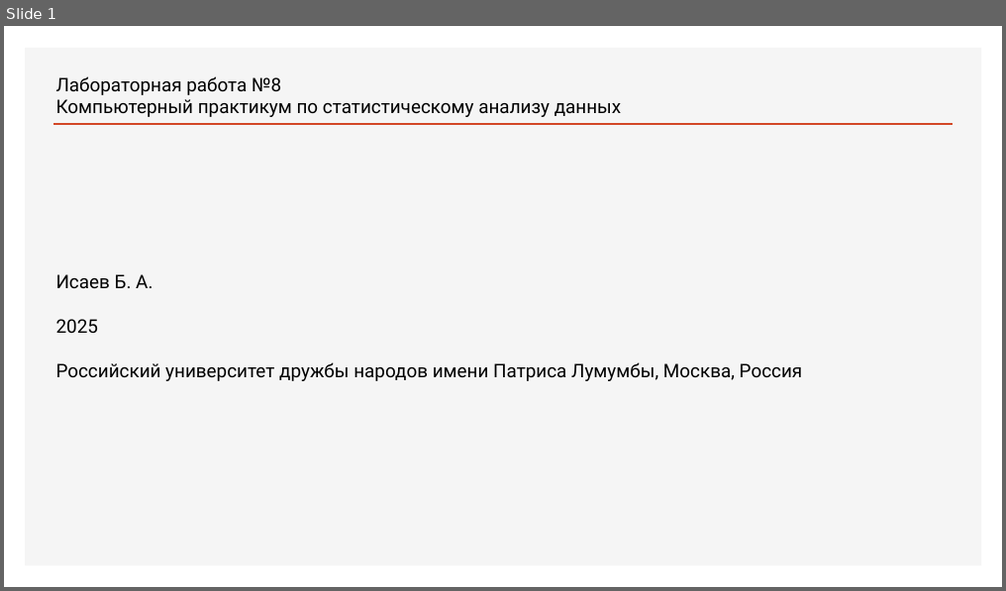
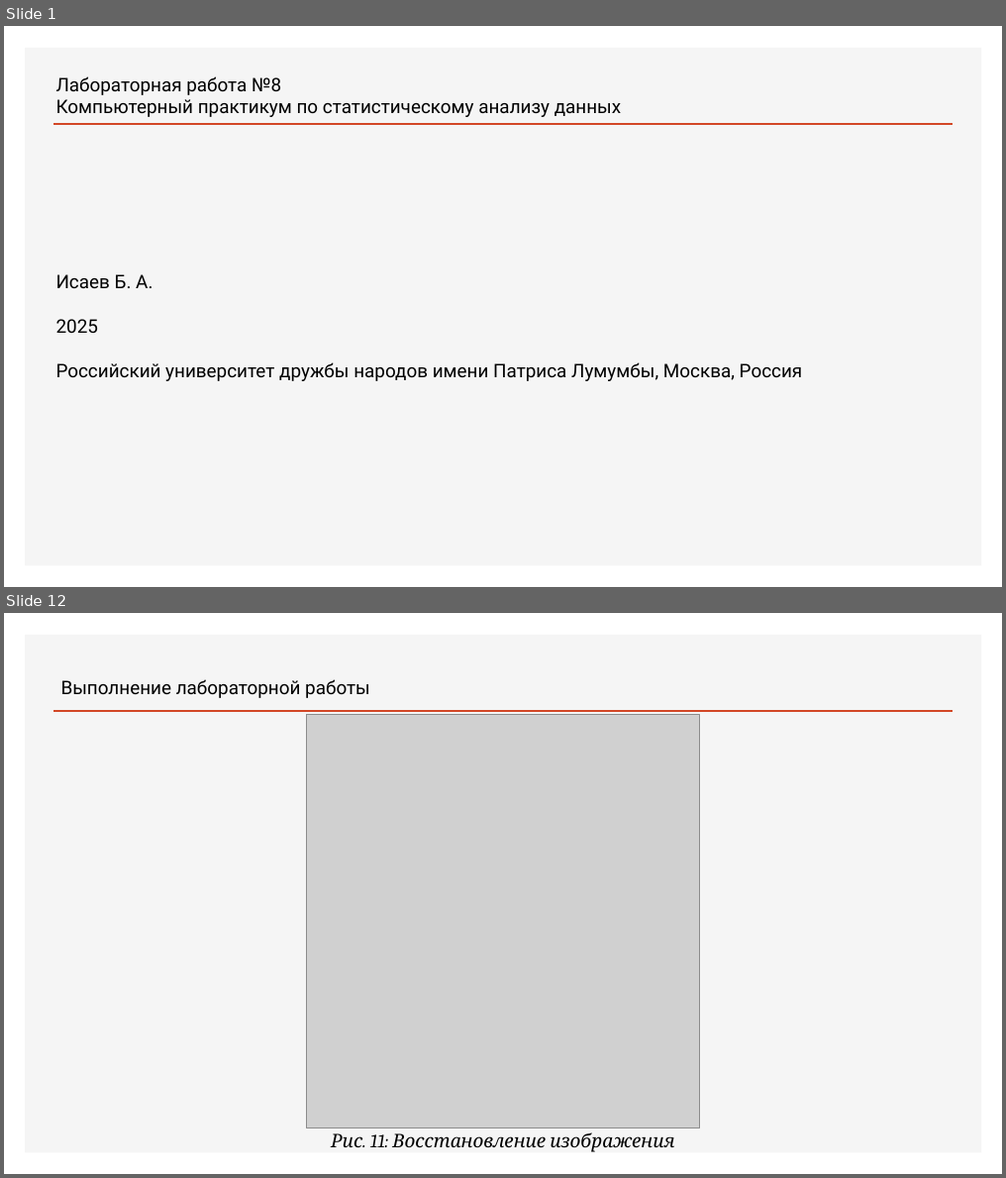
Before and after one commit to bulat-abubakarovich-isaev/K, a slide deck: lab8/presentation/presentation.pptx. Shown one above the other, each under a label of ours: slide 1 before the commit, slides 1 and 12 after it; the slides between them are not shown. The pictures are 1006x591 and 1006x1178 pixels, drawn with LibreOffice and Linux fonts; fonts in the diff are those of the drawing; grey boxes stand for pictures. Boxes give left, top, right and bottom in pixels: in the first picture for what was removed or moved away, otherwise in the second. Text is boxed around its words. In the diff, an @@ line names an element or a change of style, - is before the commit and + after.

```diff
--- a/lab8/presentation/presentation.pptx
+++ b/lab8/presentation/presentation.pptx
@@ slide 12 added at (4, 613, 1002, 1174), background #FFFFFF; not listed: 2 template elements that a slide beside it also shows @@
@@ text added at (61, 679, 370, 698), 18 pt, text #000000 @@
+Выполнение лабораторной работы
@@ picture added at (307, 714, 699, 1129) @@
@@ text added at (331, 1133, 674, 1153), 18 pt, text #000000, italic @@
+Рис. 11: Восстановление изображения
```
Also in this commit, not shown: 4 slides changed, 14 other slides added, 13 slides removed, 3 other files.
